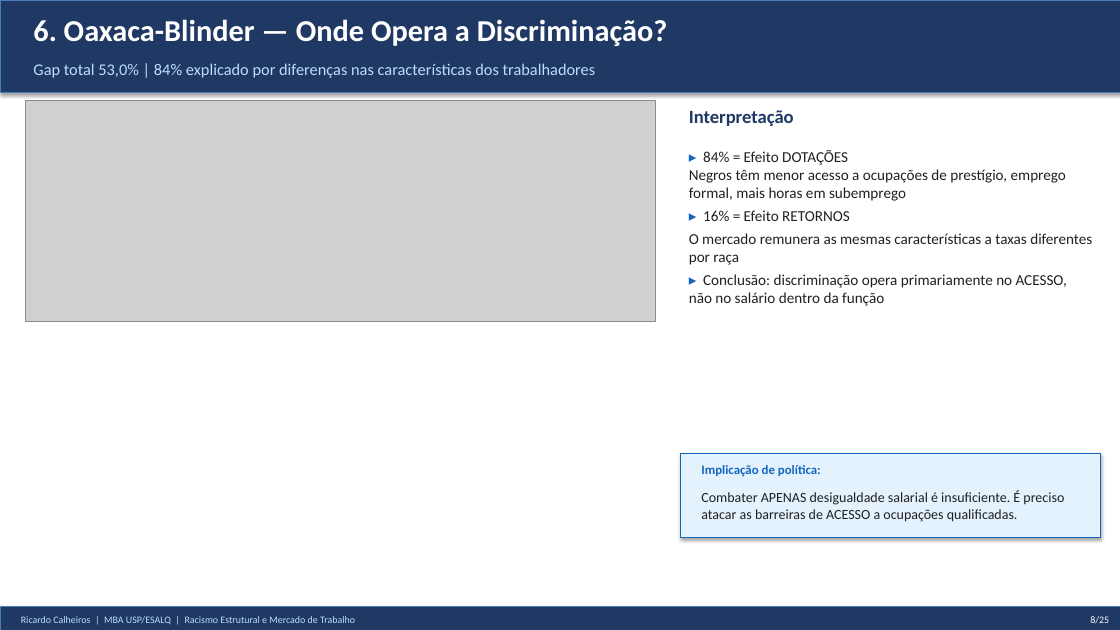
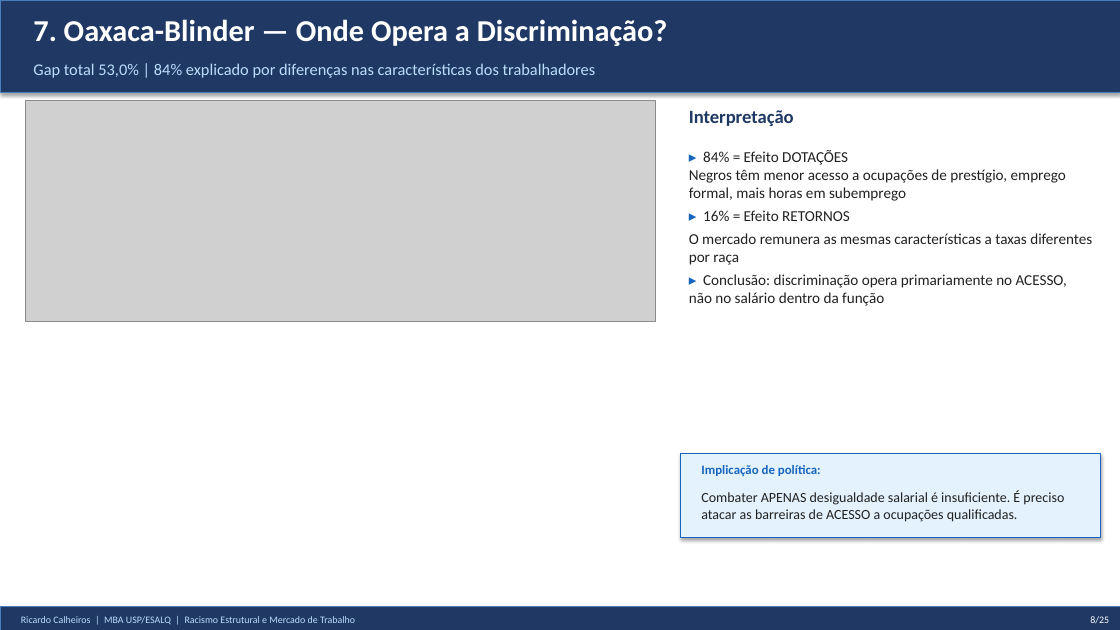
Before and after one commit to rickinrj-ux/ProjetoRacismoPNAD, a slide deck: slide 8 of apresentacao_tcc.pptx. Drawn at 1120x630 pixels with LibreOffice and Linux fonts; fonts in the diff are those of the drawing; grey boxes stand for pictures. Boxes give left, top, right and bottom in pixels: in the first picture for what was removed or moved away, otherwise in the second. Text is boxed around its words. In the diff, an @@ line names an element or a change of style, - is before the commit and + after.

```diff
--- a/apresentacao_tcc.pptx
+++ b/apresentacao_tcc.pptx
@@ text at <box>33,19,668,46</box>: text changed @@
-6. Oaxaca-Blinder — Onde Opera a Discriminação?
+7. Oaxaca-Blinder — Onde Opera a Discriminação?
```
Also in this commit, not shown: 20 other slides changed, 3 other files.
